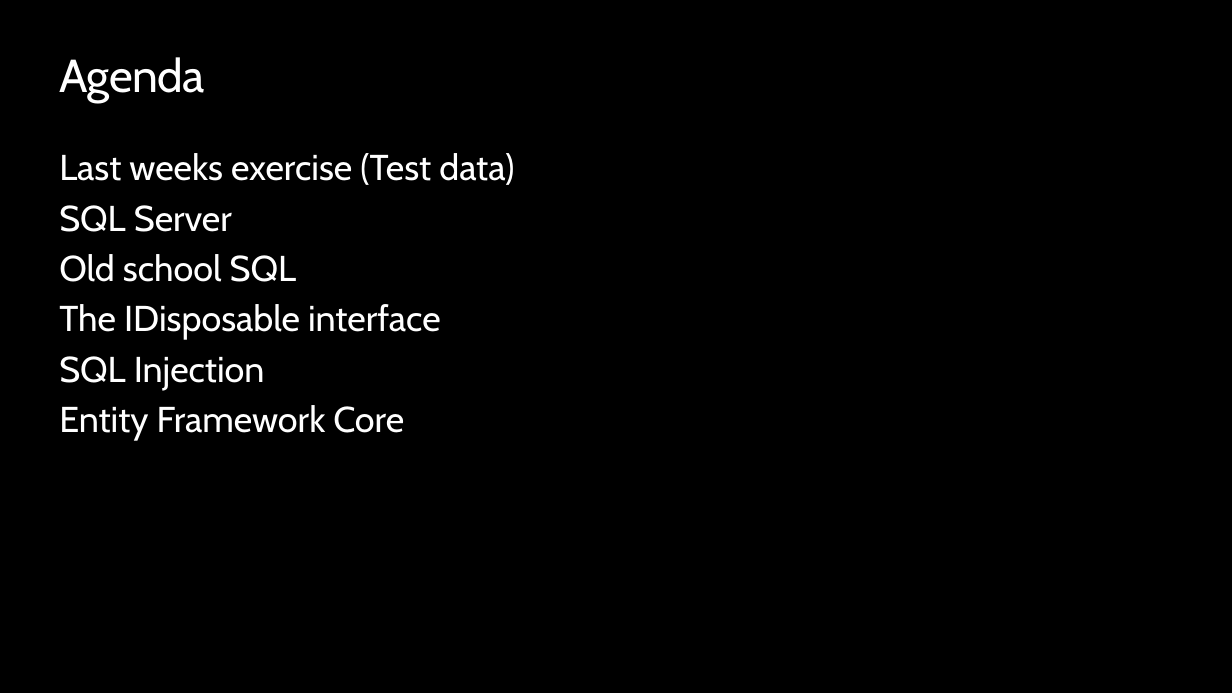
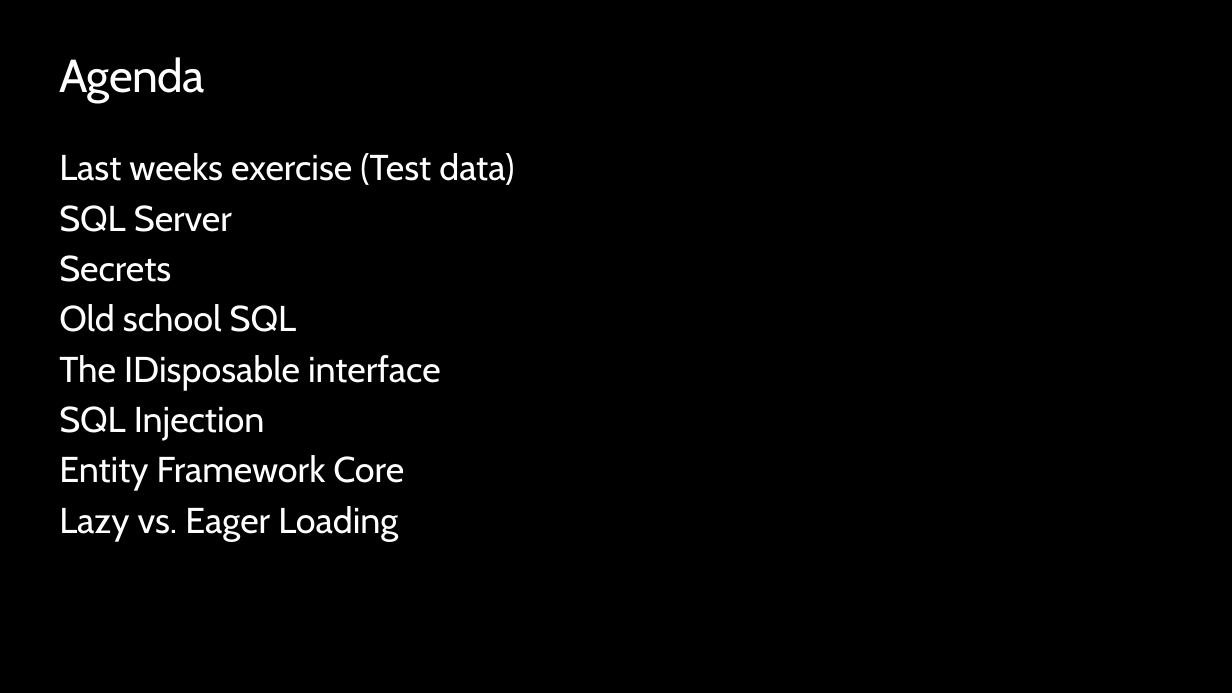
Before and after one commit to ondfisk/BDSA2020, a slide deck: slide 2 of Slides/Lecture04 - Data Access and Entity Framework Core.pptx. Drawn at 1232x693 pixels with LibreOffice and Linux fonts; fonts in the diff are those of the drawing; background and template pictures are left out. Boxes give left, top, right and bottom in pixels: in the first picture for what was removed or moved away, otherwise in the second. Text is boxed around its words. In the diff, an @@ line names an element or a change of style, - is before the commit and + after.

```diff
--- a/Slides/Lecture04 - Data Access and Entity Framework Core.pptx
+++ b/Slides/Lecture04 - Data Access and Entity Framework Core.pptx
@@ text at <box>59,255,171,282</box>: paragraph added @@
+Secrets
@@ text at <box>59,506,398,542</box>: paragraph added @@
+Lazy vs. Eager Loading
```
Also in this commit, not shown: 1 other slide changed, 9 slides added, 2 slides removed, 24 other files.
